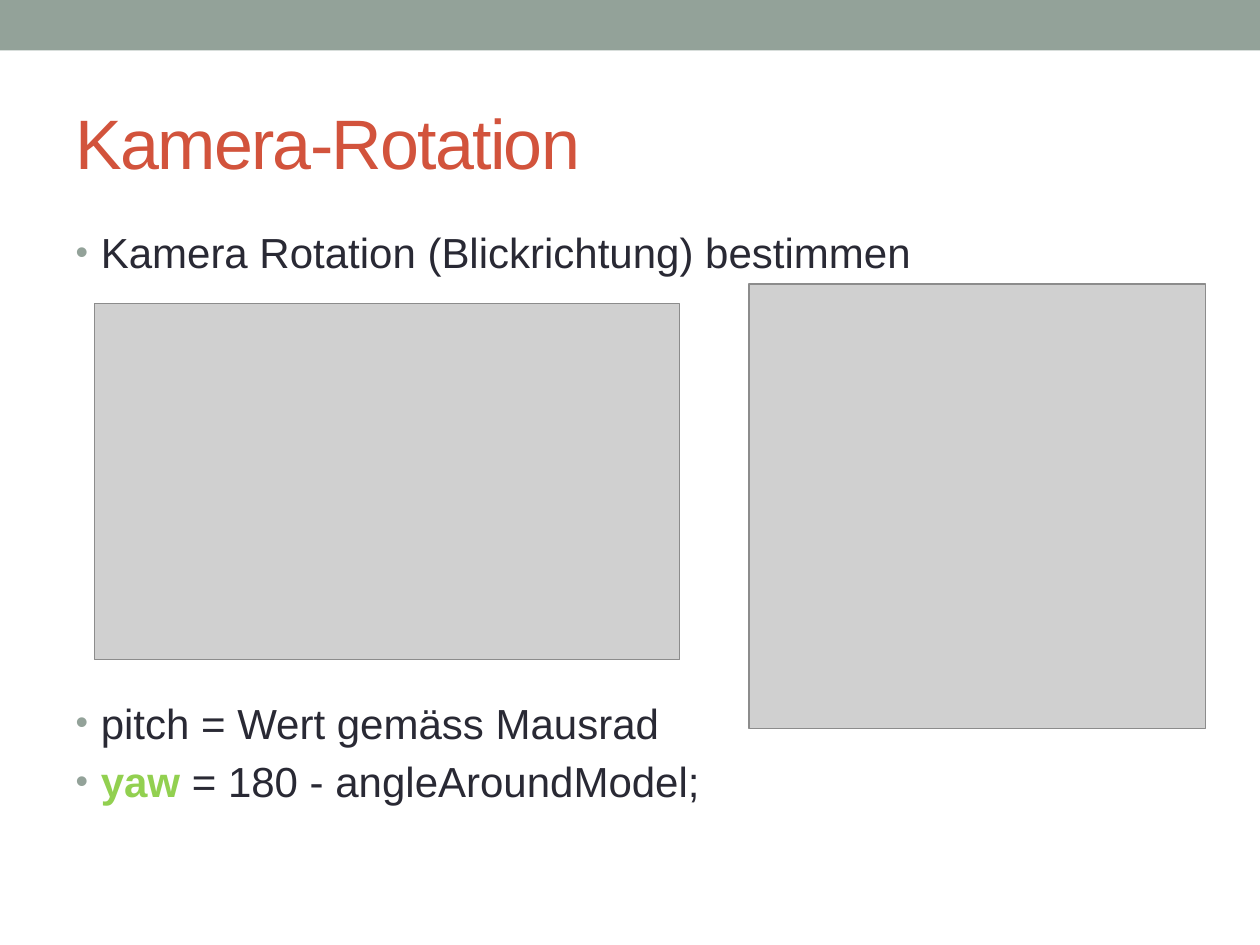
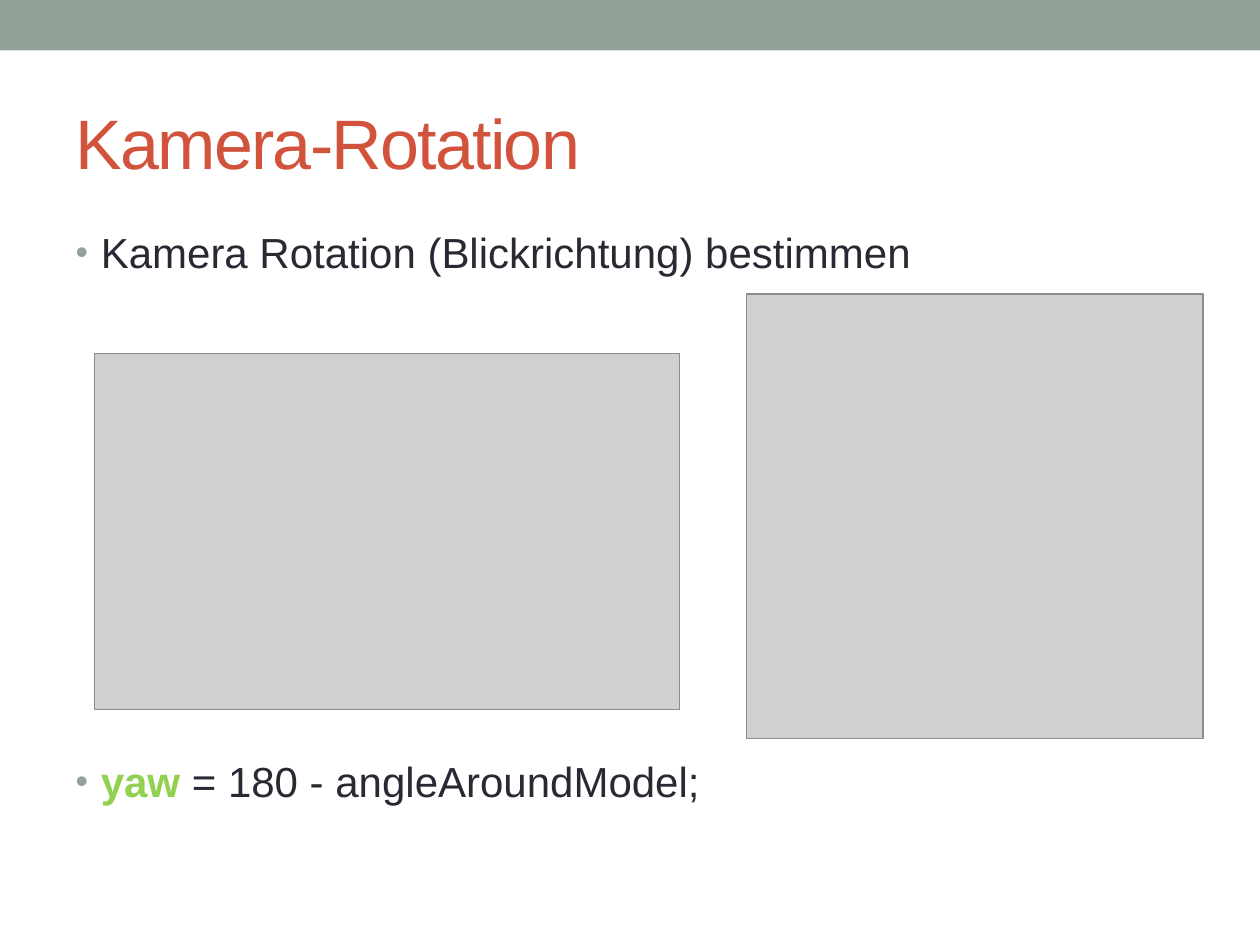
Before and after one commit to joe1990/OpenGl3DModelViewer, a slide deck: slide 9 of präsi-projekt-obj-geom.pptx. Drawn at 1260x945 pixels with LibreOffice and Linux fonts; fonts in the diff are those of the drawing; grey boxes stand for pictures. Boxes give left, top, right and bottom in pixels: in the first picture for what was removed or moved away, otherwise in the second. Text is boxed around its words. In the diff, an @@ line names an element or a change of style, - is before the commit and + after.

```diff
--- a/präsi-projekt-obj-geom.pptx
+++ b/präsi-projekt-obj-geom.pptx
@@ picture: place and size @@
-picture at (748,284,1205,728)
+picture at (747,294,1203,738)
@@ picture: place and size @@
-picture at (94,304,680,659)
+picture at (94,354,680,709)
@@ text at (101,708,659,747): paragraph removed @@
-• pitch = Wert gemäss Mausrad
```
Also in this commit, not shown: 1 other slide changed.
